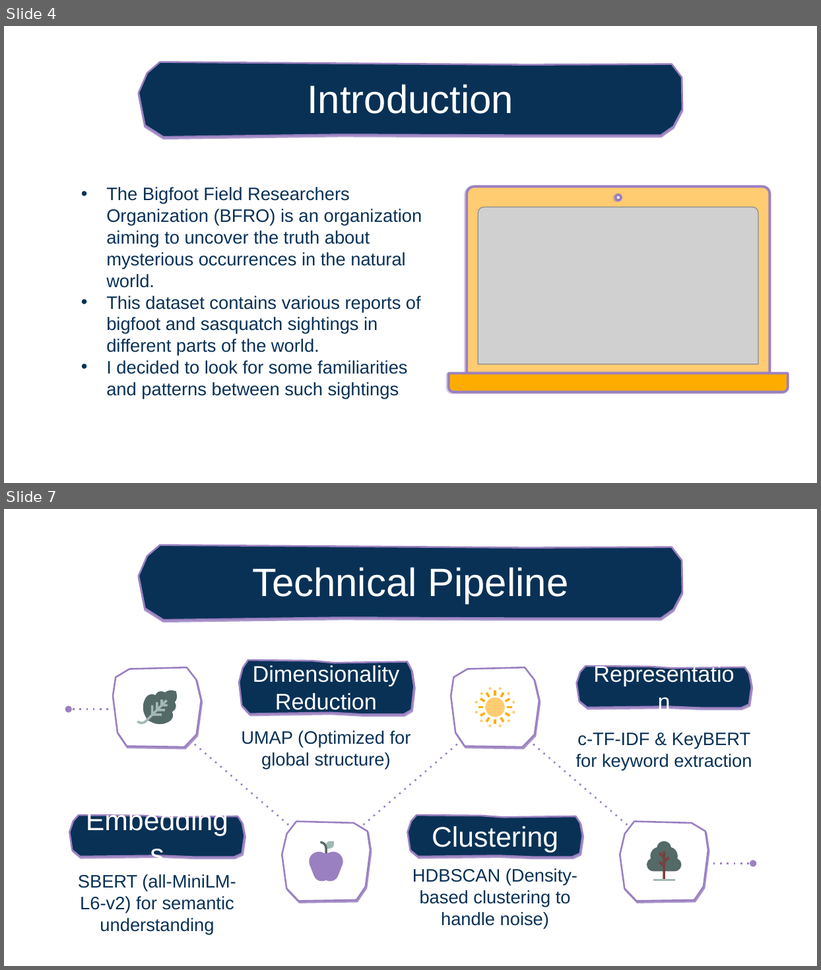
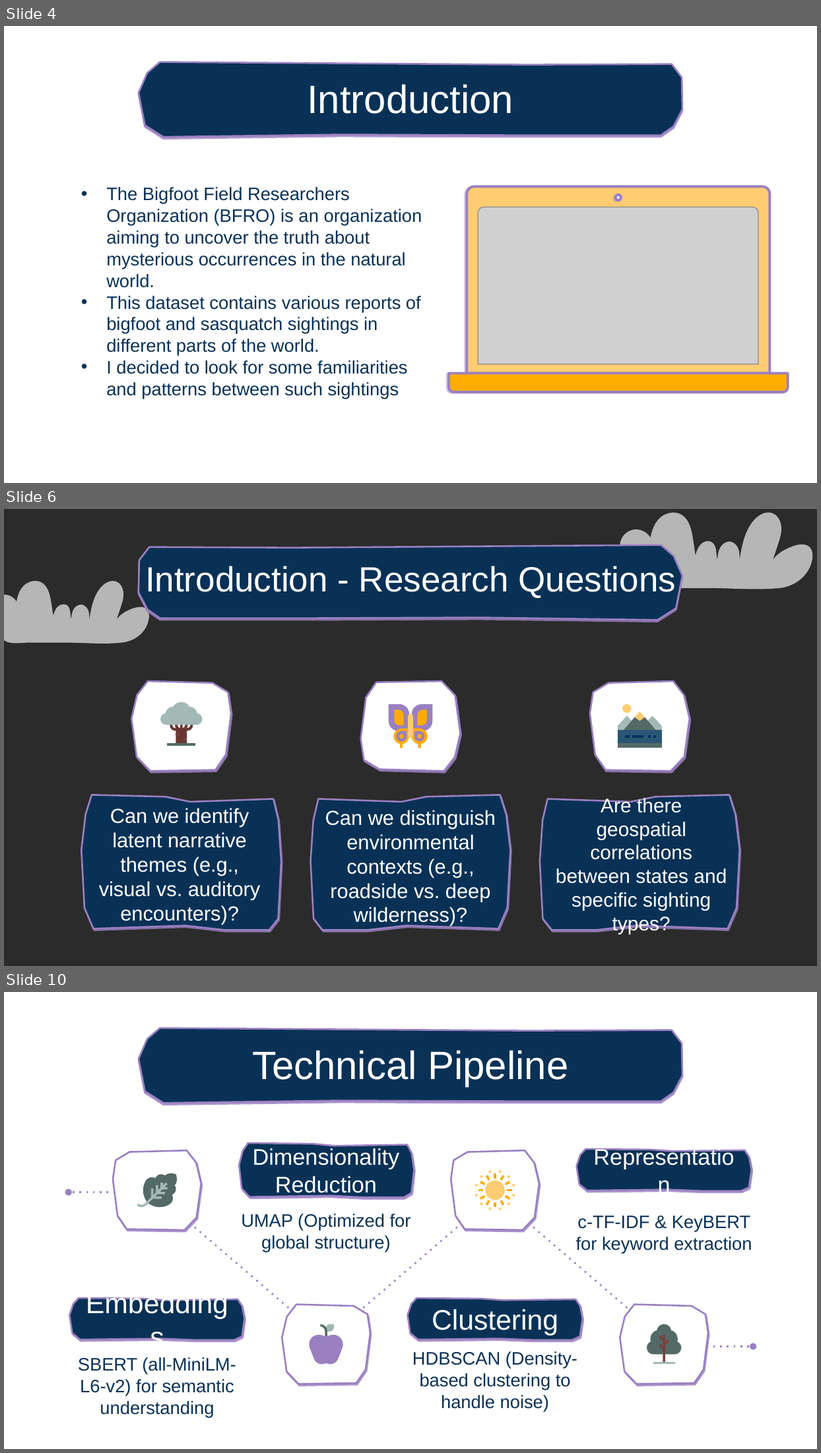
Before and after one commit to WojciechHrycenko/TopicModeling, a slide deck: Topic_Modelling_Hrycenko_Presentation.pptx. Shown one above the other, each under a label of ours: slides 4 and 7 before the commit, slides 4, 6 and 10 after it; the slides between them are not shown. The pictures are 821x970 and 821x1453 pixels, drawn with LibreOffice and Linux fonts; fonts in the diff are those of the drawing; grey boxes stand for pictures; background and template pictures are left out; a plain dark background stands for a picture behind light text. Boxes give left, top, right and bottom in pixels: in the first picture for what was removed or moved away, otherwise in the second. Text is boxed around its words. In the diff, an @@ line names an element or a change of style, - is before the commit and + after.

```diff
--- a/Topic_Modelling_Hrycenko_Presentation.pptx
+++ b/Topic_Modelling_Hrycenko_Presentation.pptx
@@ slide 6 added at [4,509,817,966], background picture (left out); not listed: 2 template elements that a slide beside it also shows @@
@@ freeform shape added at [139,545,683,620], fill #093156, outline #9A80C1 1.5 pt @@
@@ title added at [145,566,676,598], 31 pt, text #FFFFFF @@
+Introduction - Research Questions
@@ freeform shape added at [131,681,231,772], fill #FFFFFF, outline #9A80C1 1.5 pt @@
@@ freeform shape added at [361,681,460,772], fill #FFFFFF, outline #9A80C1 1.5 pt @@
@@ freeform shape added at [590,681,690,772], fill #FFFFFF, outline #9A80C1 1.5 pt @@
@@ group added at [618,704,662,748]: 11 freeform shapes @@
@@ group added at [160,702,203,746]: 5 freeform shapes @@
@@ group added at [389,704,432,748]: 15 freeform shapes @@
@@ freeform shape added at [81,795,281,930], fill #093156, outline #9A80C1 1.5 pt @@
@@ freeform shape added at [310,795,511,930], fill #093156, outline #9A80C1 1.5 pt @@
@@ freeform shape added at [540,795,740,930], fill #093156, outline #9A80C1 1.5 pt @@
@@ subtitle added at [556,797,727,935], 17.5 pt, text #FFFFFF @@
+Are there geospatial correlations between states and specific sighting types?
@@ subtitle added at [99,808,261,924], 18 pt, text #FFFFFF @@
+Can we identify latent narrative themes (e.g., visual vs. auditory encounters)?
@@ subtitle added at [325,810,496,926], 18 pt, text #FFFFFF @@
+Can we distinguish environmental contexts (e.g., roadside vs. deep wilderness)?
@@ what was slide 7 is now slide 10 @@
```
Also in this commit, not shown: 52 slides changed, 6 other slides added, 16 other files.
